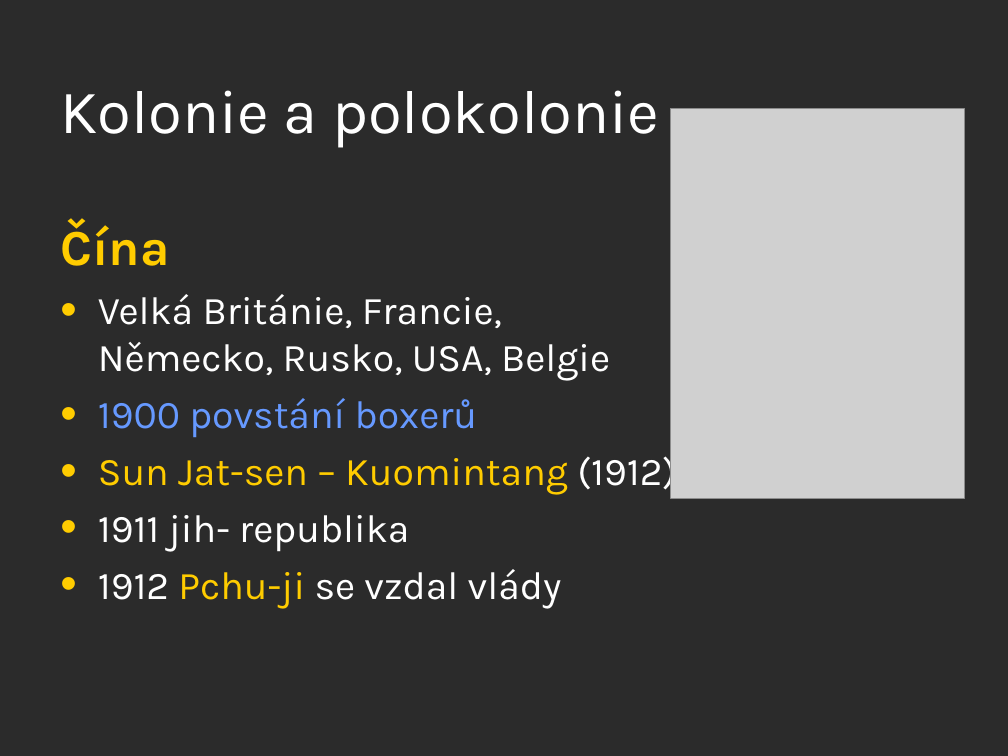
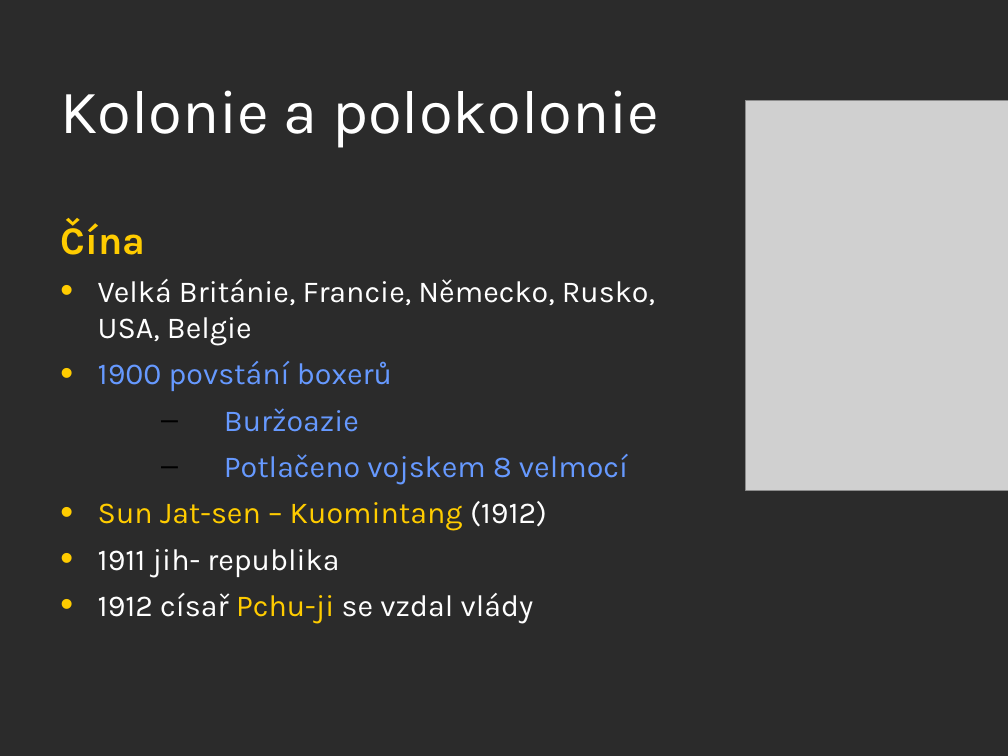
Before and after one commit to JiriKalvoda/zapisky, a slide deck: slide 16 of d/17._Kolonialni_velmoci.ppt (slide 15 before the commit). Drawn at 1008x756 pixels with LibreOffice and Linux fonts; fonts in the diff are those of the drawing; grey boxes stand for pictures; background and template pictures are left out; a plain dark background stands for a picture behind light text. Boxes give left, top, right and bottom in pixels: in the first picture for what was removed or moved away, otherwise in the second. Text is boxed around its words. In the diff, an @@ line names an element or a change of style, - is before the commit and + after.

```diff
--- a/d/17._Kolonialni_velmoci.ppt
+++ b/d/17._Kolonialni_velmoci.ppt
@@ picture: place and size @@
-picture at (670, 108, 964, 498)
+picture at (746, 101, 1008, 491)
@@ text at (61, 219, 655, 578): size 36 to 27.9 pt in "Čína"; size 28 to 21.7 pt in "Velká Británie, Francie, Německo, Rusko, USA, Belgie", "1900 povstání boxerů", "Sun Jat-sen – Kuomintang (1912)", "1911 jih- republika" @@
@@ text at (224, 408, 628, 485): paragraphs added @@
+  – Buržoazie
+  – Potlačeno vojskem 8 velmocí
@@ text at (98, 593, 534, 624): text changed; size 28 to 21.7 pt @@
-• 1912 Pchu-ji se vzdal vlády
+• 1912 císař Pchu-ji se vzdal vlády
```
Also in this commit, not shown: 3 other slides changed, 1 slide added, 1 other file.
